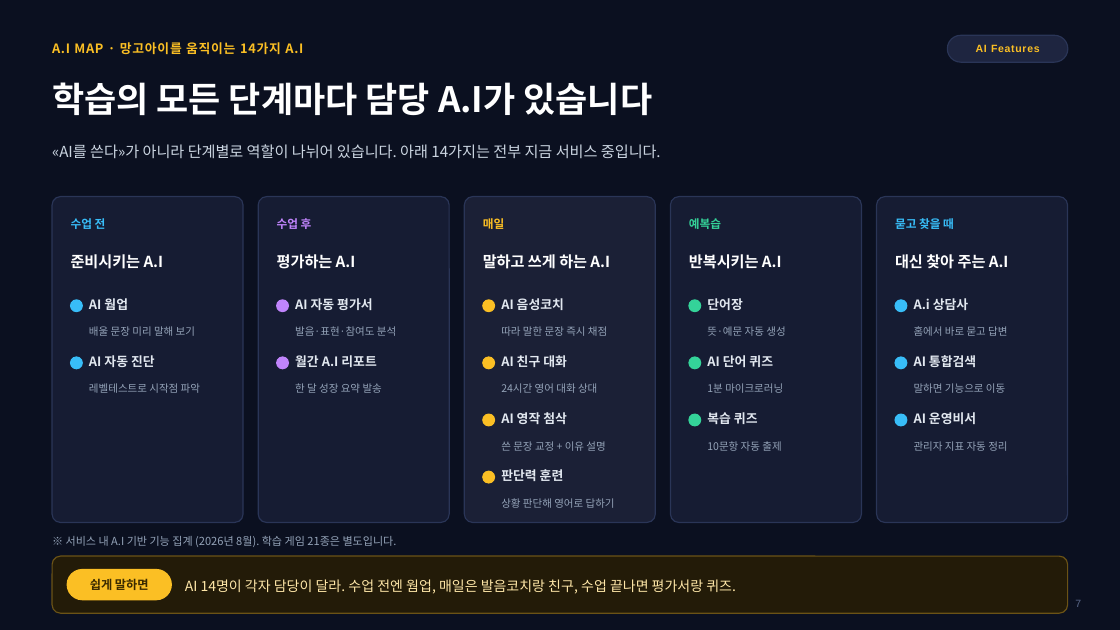
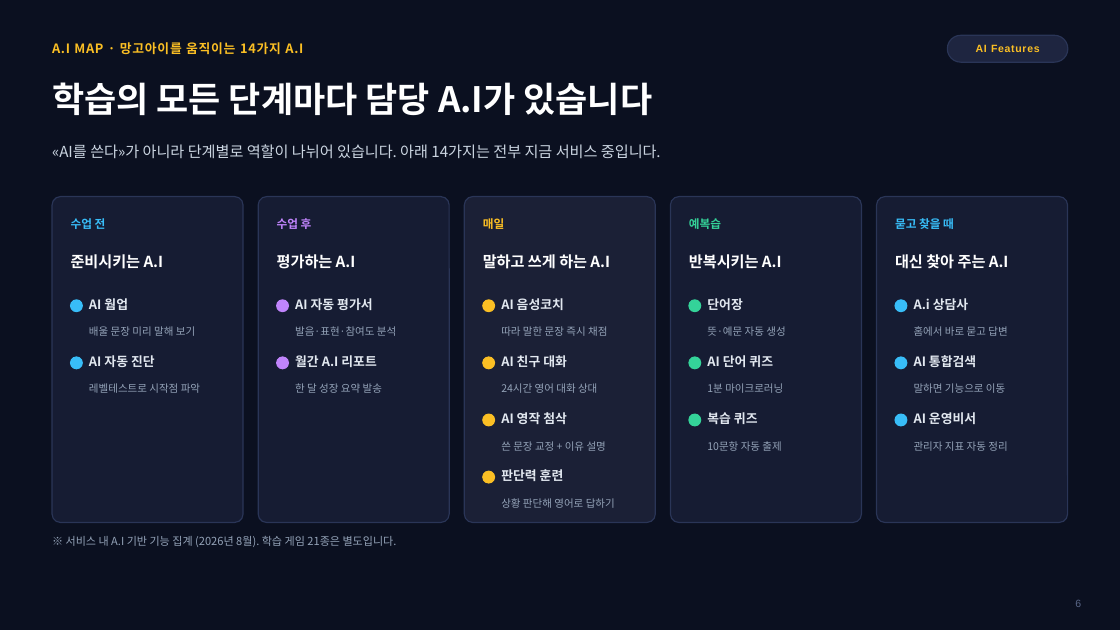
Before and after one commit to navy111p-sudo/mangoiweb, a slide deck: slide 6 of docs/MANGO_AI_안내_통합본_2026-08-17.pptx (slide 7 before the commit). Drawn at 1120x630 pixels with LibreOffice and Linux fonts; fonts in the diff are those of the drawing; background and template pictures are left out. Boxes give left, top, right and bottom in pixels: in the first picture for what was removed or moved away, otherwise in the second. Text is boxed around its words. In the diff, an @@ line names an element or a change of style, - is before the commit and + after.

```diff
--- a/docs/MANGO_AI_안내_통합본_2026-08-17.pptx
+++ b/docs/MANGO_AI_안내_통합본_2026-08-17.pptx
@@ rounded rectangle removed at (52, 556, 1068, 613) @@
@@ rounded rectangle removed at (67, 570, 171, 600) @@
@@ text removed at (90, 578, 149, 590) @@
-쉽게 말하면
@@ text removed at (185, 579, 736, 594) @@
-AI 14명이 각자 담당이 달라. 수업 전엔 웜업, 매일은 발음코치랑 친구, 수업 끝나면 평가서랑 퀴즈.
@@ text at (1075, 600, 1081, 607): text changed @@
-7
+6
```
Also in this commit, not shown: 34 other slides changed, 6 slides removed.
